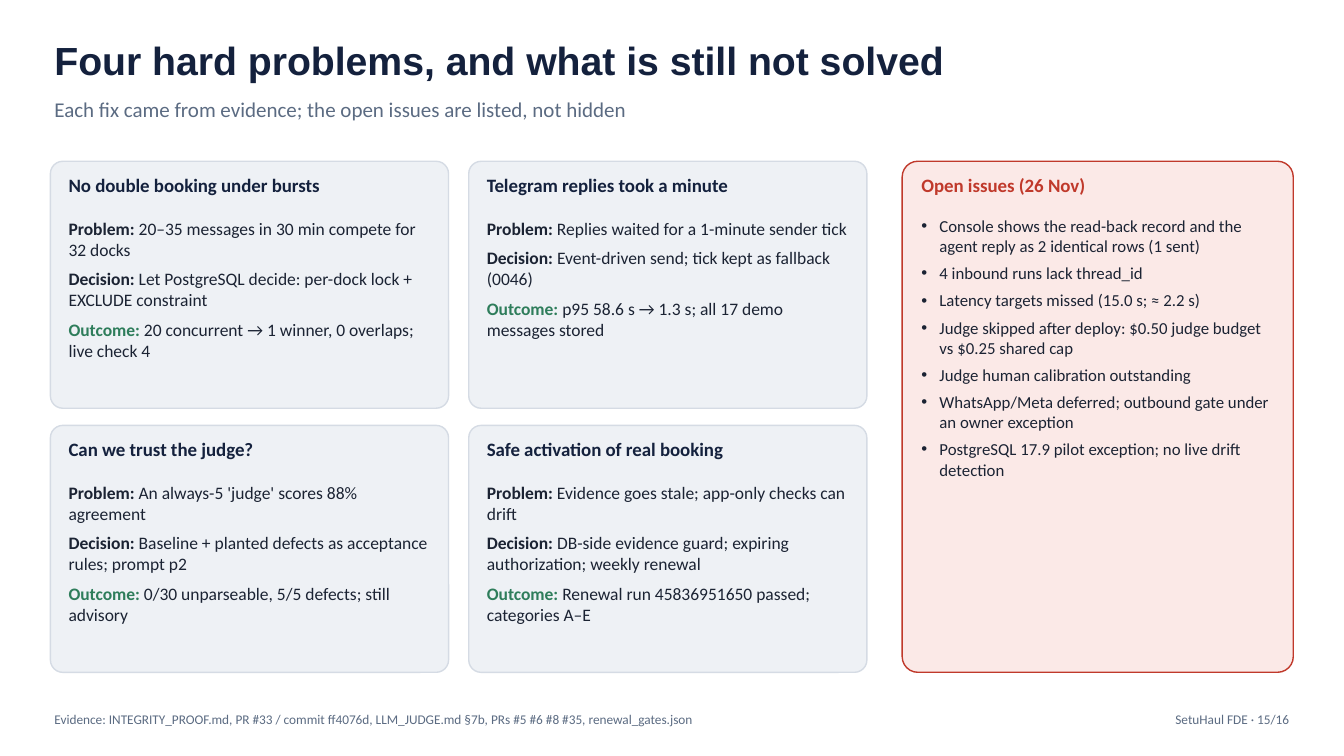
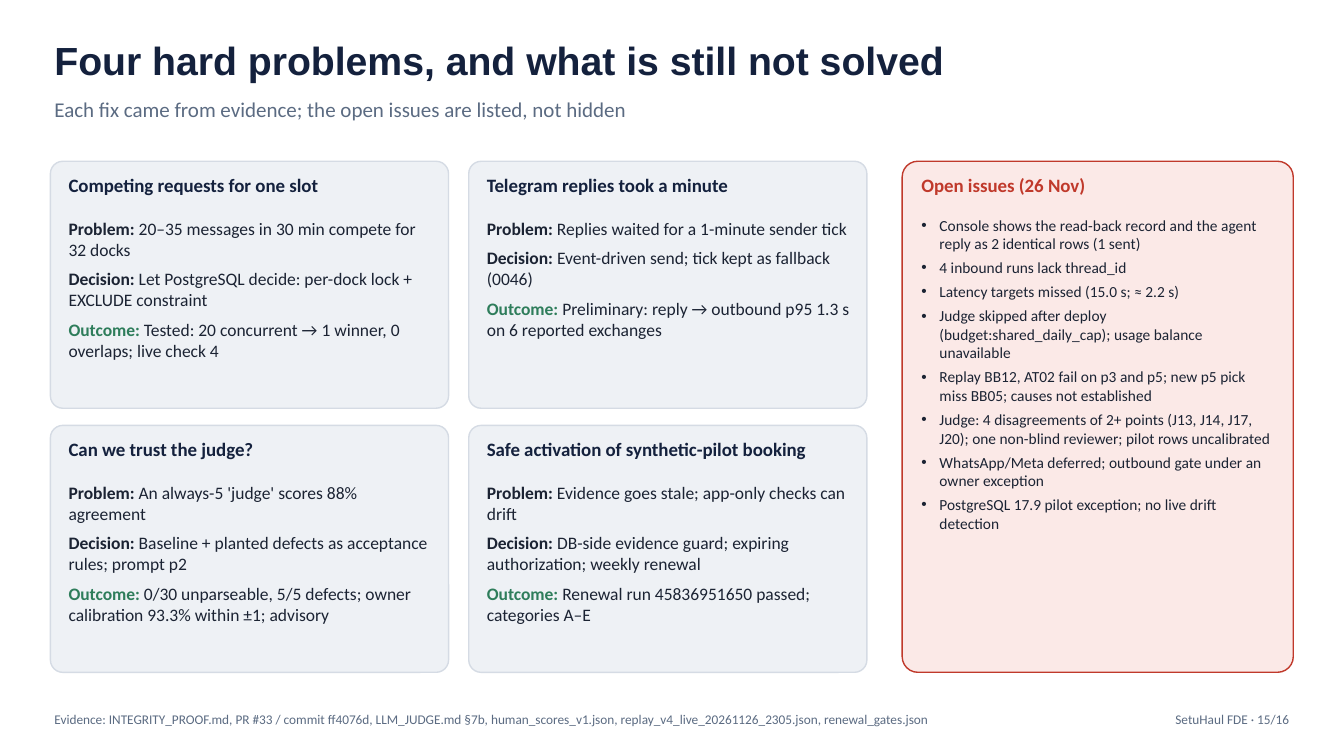
Before and after one commit to amolam/setuhaul-logistics, a slide deck: slide 15 of artifacts/fde-demo/SetuHaul_FDE_Demo.pptx. Drawn at 1344x756 pixels with LibreOffice and Linux fonts; fonts in the diff are those of the drawing. Boxes give left, top, right and bottom in pixels: in the first picture for what was removed or moved away, otherwise in the second. Text is boxed around its words. In the diff, an @@ line names an element or a change of style, - is before the commit and + after.

```diff
--- a/artifacts/fde-demo/SetuHaul_FDE_Demo.pptx
+++ b/artifacts/fde-demo/SetuHaul_FDE_Demo.pptx
@@ text at <box>69,178,318,195</box>: text changed @@
-No double booking under bursts
+Competing requests for one slot
@@ text at <box>939,220,1261,529</box>: size 12 to 11 pt in "Console shows the read-back record and the ...", "4 inbound runs lack thread_id", "Latency targets missed (15.0 s; ≈ 2.2 ...", "WhatsApp/Meta deferred; outbound gate under an owner ..." and 1 more places; less space between paragraphs @@
@@ text at <box>69,324,400,360</box>: text changed @@
-Outcome: 20 concurrent → 1 winner, 0 overlaps; live check 4
+Outcome: Tested: 20 concurrent → 1 winner, 0 overlaps; live check 4
@@ text at <box>487,303,849,339</box>: text changed @@
-Outcome: p95 58.6 s → 1.3 s; all 17 demo messages stored
+Outcome: Preliminary: reply → outbound p95 1.3 s on 6 reported exchanges
@@ text at <box>939,310,1270,447</box>: text changed; size 12 to 11 pt @@
-• Judge skipped after deploy: $0.50 judge budget vs $0.25 shared cap
-• Judge human calibration outstanding
+• Judge skipped after deploy (budget:shared_daily_cap); usage balance unavailable
+• Replay BB12, AT02 fail on p3 and p5; new p5 pick miss BB05; causes not established
+• Judge: 4 disagreements of 2+ points (J13, J14, J17, J20); one non-blind reviewer; pilot rows uncalibrated
@@ text at <box>487,442,806,459</box>: text changed @@
-Safe activation of real booking
+Safe activation of synthetic-pilot booking
@@ text at <box>69,588,411,624</box>: text changed @@
-Outcome: 0/30 unparseable, 5/5 defects; still advisory
+Outcome: 0/30 unparseable, 5/5 defects; owner calibration 93.3% within ±1; advisory
@@ text at <box>54,715,928,727</box>: text changed @@
-Evidence: INTEGRITY_PROOF.md, PR #33 / commit ff4076d, LLM_JUDGE.md §7b, PRs #5 #6 #8 #35, renewal_gates.json
+Evidence: INTEGRITY_PROOF.md, PR #33 / commit ff4076d, LLM_JUDGE.md §7b, human_scores_v1.json, replay_v4_live_20261126_2305.json, renewal_gates.json
```
Also in this commit, not shown: 11 other slides changed, 22 other files.
